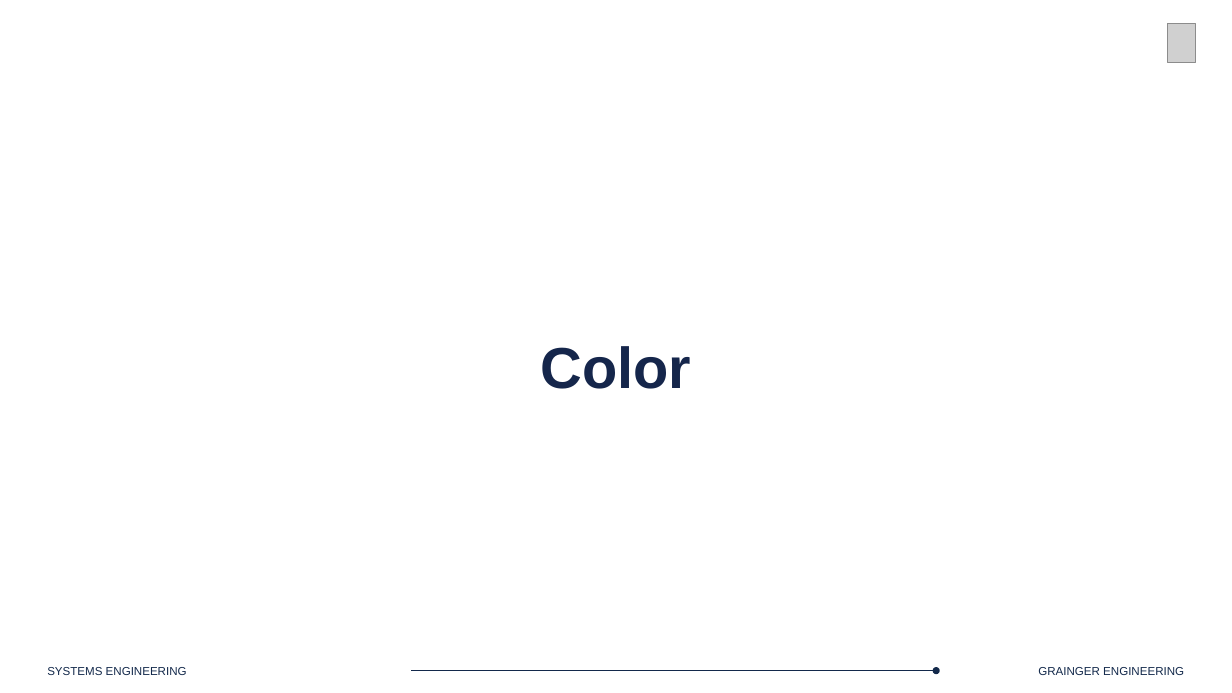
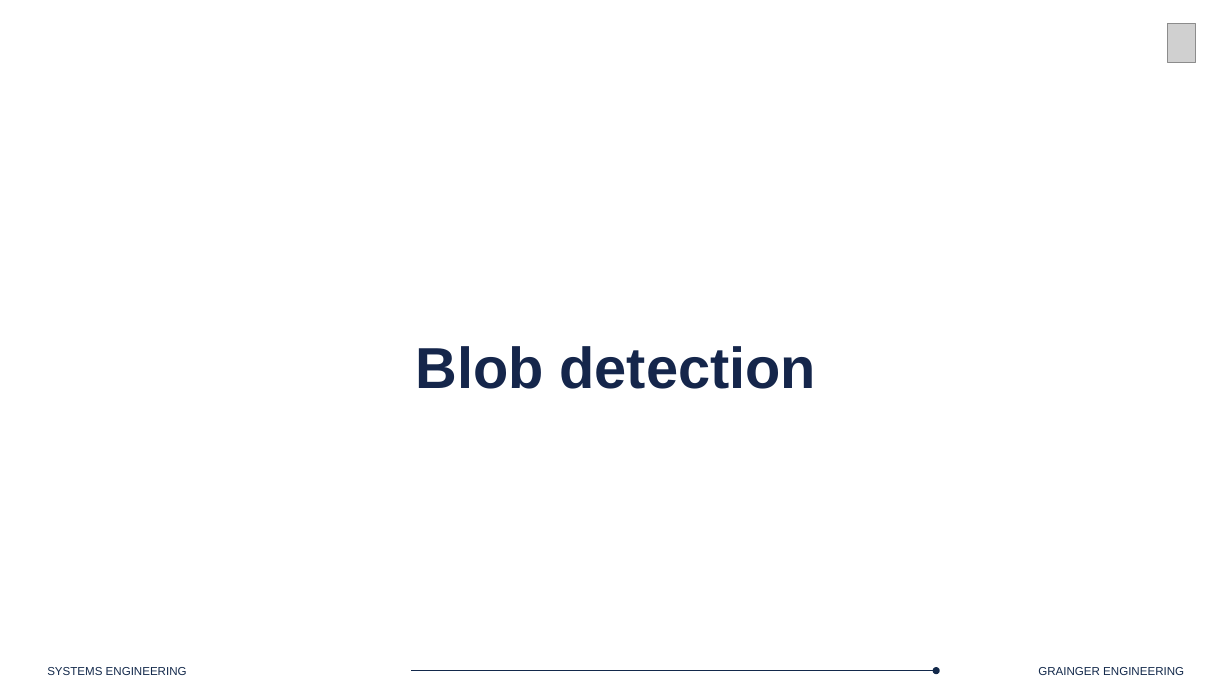
Before and after one commit to Marius-Juston/SE-423---Class-Material, a slide deck: slide 29 of Lectures/Slides/L17.pptx (slide 27 before the commit). Drawn at 1232x693 pixels with LibreOffice and Linux fonts; fonts in the diff are those of the drawing; grey boxes stand for pictures; background and template pictures are left out. Boxes give left, top, right and bottom in pixels: in the first picture for what was removed or moved away, otherwise in the second. Text is boxed around its words. In the diff, an @@ line names an element or a change of style, - is before the commit and + after.

Commit message:
minor changes

```diff
--- a/Lectures/Slides/L17.pptx
+++ b/Lectures/Slides/L17.pptx
@@ text at (x1=415, y1=346, x2=817, y2=389): text changed @@
-Color
+Blob detection
```
Also in this commit, not shown: 3 slides added.
